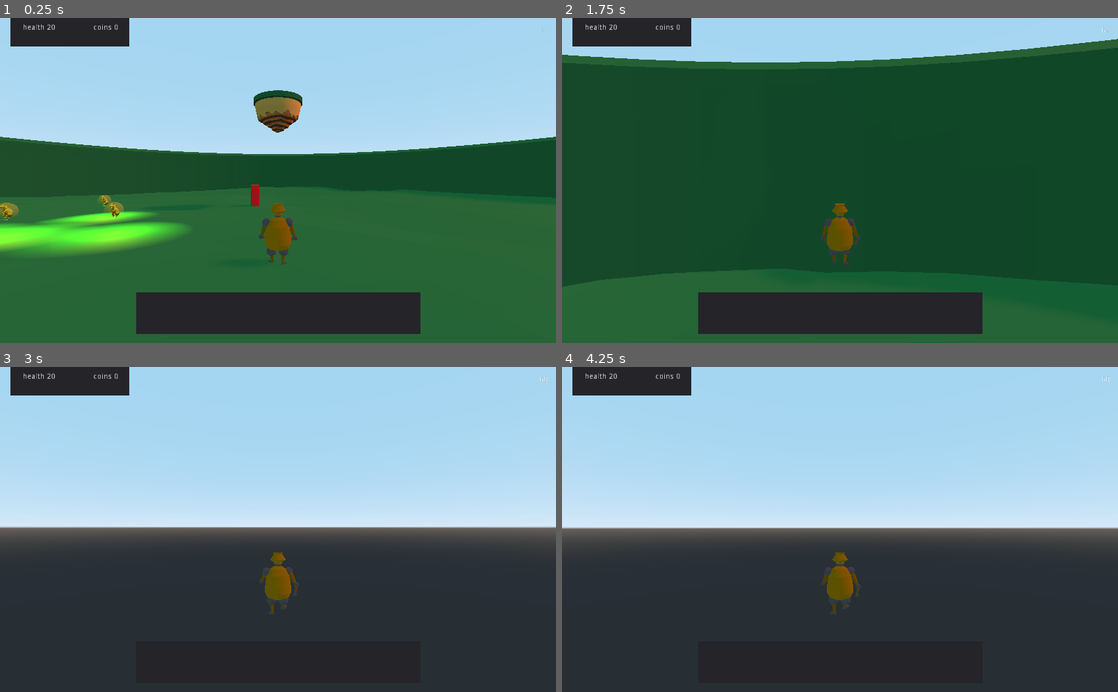
Above: before the commit, frames 1-4 (two rows, left to right).
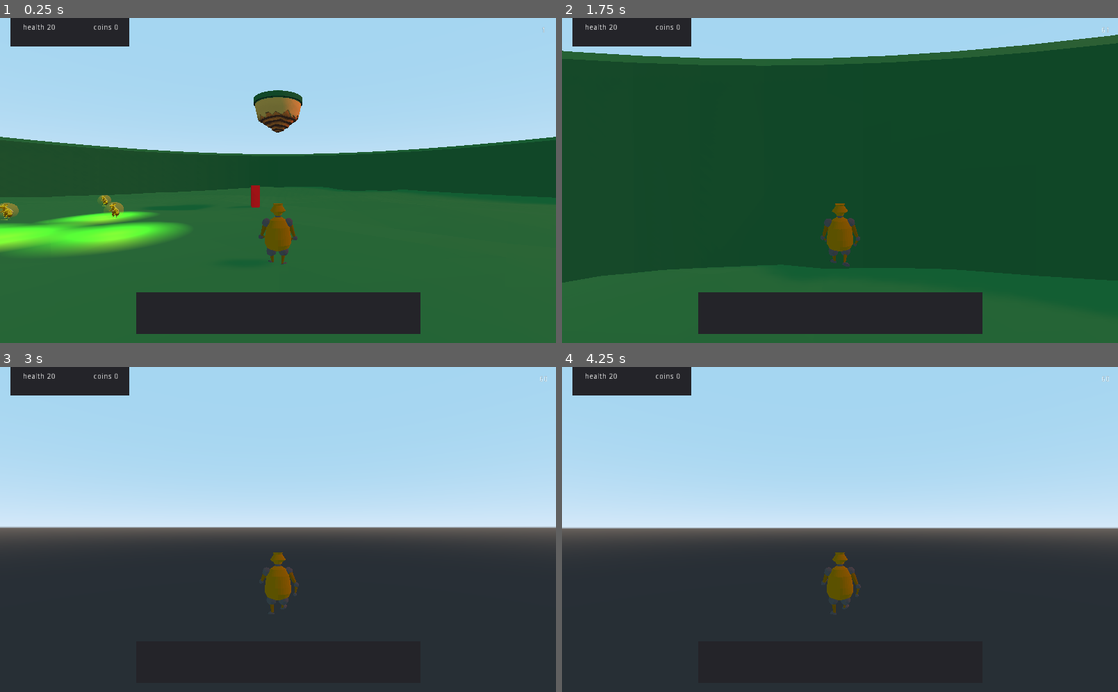
Above: after the commit, the same moments.

Repository: DENNKA/SwordsAndSauce
Game: Godot game, scene res://scenes/Test_Level.tscn
Same seed, same stepped clock (60 frames per second), same inputs: the game is played once before the commit and once after it.
Inputs (mouse positions are in pixels of both pictures, inside the frame that each line leads up to):
- Up to frame 1 (0.25 s): no input
- Up to frame 2 (1.75 s): move the mouse to (867, 180) at 0.52 s; hold W (move_forward) from 0.53 s (still down); tap Shift (dodge) at 0.6, 1.35 s; click (867, 180) at 0.67 s; tap Space (jump) at 0.77, 1.52 s; move the mouse to (812, 180) at 1.27 s
- Up to frame 3 (3 s): keep holding W (move_forward); move the mouse to (289, 523) at 2.02 s; tap Q (target) at 2.1 s; tap Shift (dodge) at 2.3 s; tap Enter at 2.75 s; move the mouse to (272, 536) at 2.77 s; tap E (use) at 2.85 s; click (272, 536) at 2.92 s
- Up to frame 4 (4.25 s): keep holding W (move_forward); tap Space (jump) at 3.02, 3.5, 3.77 s; tap Shift (dodge) at 3.05, 3.6 s; move the mouse to (878, 532) at 3.52 s

The runs differ from the first frame. In frame 1, less than 0.1% of the frame differs, in the area x 45-54%, y 25-59%; in frame 2, 1.9%, in the area x 0-100%, y 5-83%; in frame 3, less than 0.1%; in frame 4, less than 0.1%.

Commit message:
add moving platform

Diff:
--- a/player/movement.gd
+++ b/player/movement.gd
@@ -64,7 +64,7 @@
 		is_dodge = false
 
 	if !is_dodge:
-		velocity = move_and_slide(velocity, Vector3.UP)
+		velocity = move_and_slide(velocity, Vector3.UP, true)
 
 func action():
 	if Input.is_action_just_pressed("use") && Global.action_object:
--- /dev/null
+++ b/scenes/MovingPlatform.tscn
@@ -0,0 +1,85 @@
+[gd_scene load_steps=6 format=2]
+
+[sub_resource type="CubeMesh" id=1]
+
+[sub_resource type="BoxShape" id=2]
+
+[sub_resource type="Curve3D" id=3]
+_data = {
+"points": PoolVector3Array( 0, 0, 0, 0, 0, 0, 0.0289507, 0, -0.042986, 0, 0, 0, 0, 0, 0, 0.178235, 0, 32.4585 ),
+"tilts": PoolRealArray( 0, 0 )
+}
+
+[sub_resource type="Animation" id=4]
+length = 0.001
+tracks/0/type = "value"
+tracks/0/path = NodePath("Path/PathFollow:offset")
+tracks/0/interp = 1
+tracks/0/loop_wrap = true
+tracks/0/imported = false
+tracks/0/enabled = true
+tracks/0/keys = {
+"times": PoolRealArray( 0 ),
+"transitions": PoolRealArray( 1 ),
+"update": 0,
+"values": [ 0.0 ]
+}
+tracks/1/type = "value"
+tracks/1/path = NodePath("Path/PathFollow:unit_offset")
+tracks/1/interp = 1
+tracks/1/loop_wrap = true
+tracks/1/imported = false
+tracks/1/enabled = true
+tracks/1/keys = {
+"times": PoolRealArray( 0 ),
+"transitions": PoolRealArray( 1 ),
+"update": 0,
+"values": [ 1.0 ]
+}
+
+[sub_resource type="Animation" id=5]
+resource_name = "move_platform"
+length = 4.0
+loop = true
+tracks/0/type = "value"
+tracks/0/path = NodePath("Path/PathFollow:unit_offset")
+tracks/0/interp = 1
+tracks/0/loop_wrap = true
+tracks/0/imported = false
+tracks/0/enabled = true
+tracks/0/keys = {
+"times": PoolRealArray( 0, 2, 4 ),
+"transitions": PoolRealArray( 1, 1, 1 ),
+"update": 0,
+"values": [ 0.0, 1.0, 0.0 ]
+}
+
+[node name="MovingPlatform" type="Spatial"]
+
+[node name="KinematicBody" type="KinematicBody" parent="."]
+transform = Transform( 1, 0, 0.000690534, 0, 1, 0, -0.000690534, 0, 1, 0.0289507, 0, -0.042986 )
+
+[node name="MeshInstance" type="MeshInstance" parent="KinematicBody"]
+transform = Transform( 2, 0, 0, 0, 0.5, 0, 0, 0, 2, 0, 0, 0 )
+mesh = SubResource( 1 )
+material/0 = null
+
+[node name="CollisionShape" type="CollisionShape" parent="KinematicBody"]
+transform = Transform( 2, 0, 0, 0, 0.5, 0, 0, 0, 2, 0, 0, 0 )
+shape = SubResource( 2 )
+
+[node name="Path" type="Path" parent="."]
+curve = SubResource( 3 )
+
+[node name="PathFollow" type="PathFollow" parent="Path"]
+transform = Transform( 1, 0, 0.000690534, 0, 1, 0, -0.000690534, 0, 1, 0.0289507, 0, -0.042986 )
+
+[node name="RemoteTransform" type="RemoteTransform" parent="Path/PathFollow"]
+remote_path = NodePath("../../../KinematicBody")
+
+[node name="AnimationPlayer" type="AnimationPlayer" parent="."]
+autoplay = "move_platform"
+playback_process_mode = 0
+playback_speed = 0.5
+anims/RESET = SubResource( 4 )
+anims/move_platform = SubResource( 5 )
--- a/scenes/Test_Level.tscn
+++ b/scenes/Test_Level.tscn
@@ -1,10 +1,11 @@
-[gd_scene load_steps=6 format=2]
+[gd_scene load_steps=7 format=2]
 
 [ext_resource path="res://player/Player.tscn" type="PackedScene" id=1]
 [ext_resource path="res://levels/lvl_00/tscn/Gorshok.tscn" type="PackedScene" id=2]
 [ext_resource path="res://enemys/test_enemy/Enemy.tscn" type="PackedScene" id=3]
 [ext_resource path="res://scenes/gui.tscn" type="PackedScene" id=4]
 [ext_resource path="res://objects/Coin/Coin.tscn" type="PackedScene" id=5]
+[ext_resource path="res://scenes/MovingPlatform.tscn" type="PackedScene" id=6]
 
 [node name="Test_Level" type="Spatial"]
 transform = Transform( 1, 0, 0, 0, 1, 0, 0, 0, 1, 0, 2.44916, 0 )
@@ -26,13 +27,15 @@
 
 [node name="Enemy" parent="." instance=ExtResource( 3 )]
 transform = Transform( 1, 0, 0, 0, 1, 0, 0, 0, 1, 9.21979, 1.58777, -1.29638 )
-movement = 0
 
 [node name="DirectionalLight" type="DirectionalLight" parent="."]
 transform = Transform( 1, 0, 0, 0, 0.707107, 0.707107, 0, -0.707107, 0.707107, 0, 45.4627, 0 )
 light_color = Color( 1, 0.396078, 0.396078, 1 )
 shadow_enabled = true
 directional_shadow_blend_splits = true
+
+[node name="MovingPlatform" parent="." instance=ExtResource( 6 )]
+transform = Transform( 1, 0, 0, 0, 1, 0, 0, 0, 1, 0, 0.822665, -17.7192 )
 
 [node name="Coin" parent="." instance=ExtResource( 5 )]
 transform = Transform( 0.549579, 0, 0, 0, -2.40229e-08, -0.549579, 0, 0.549579, -2.40229e-08, 2.28624, 1.18497, -4.43838 )
